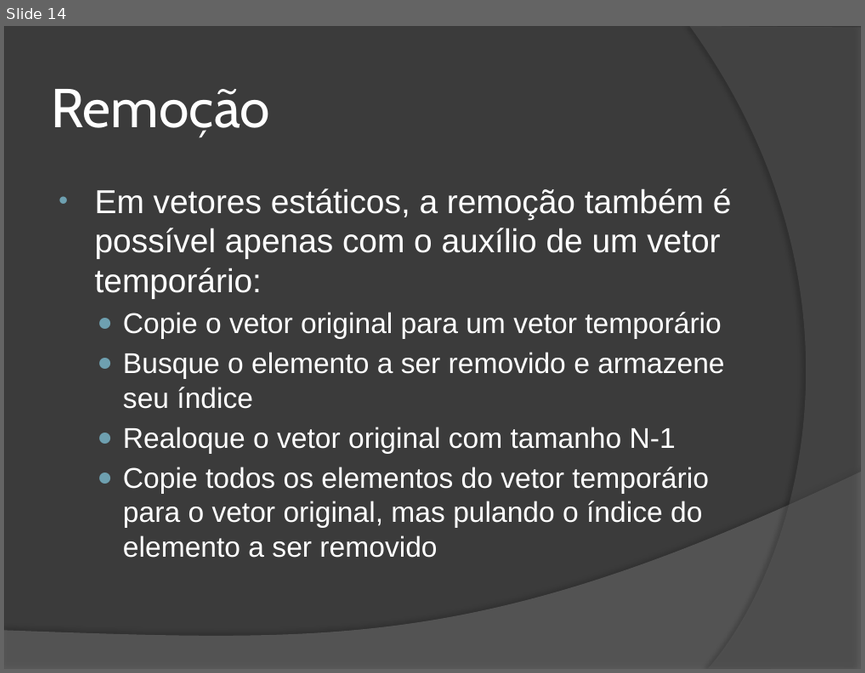
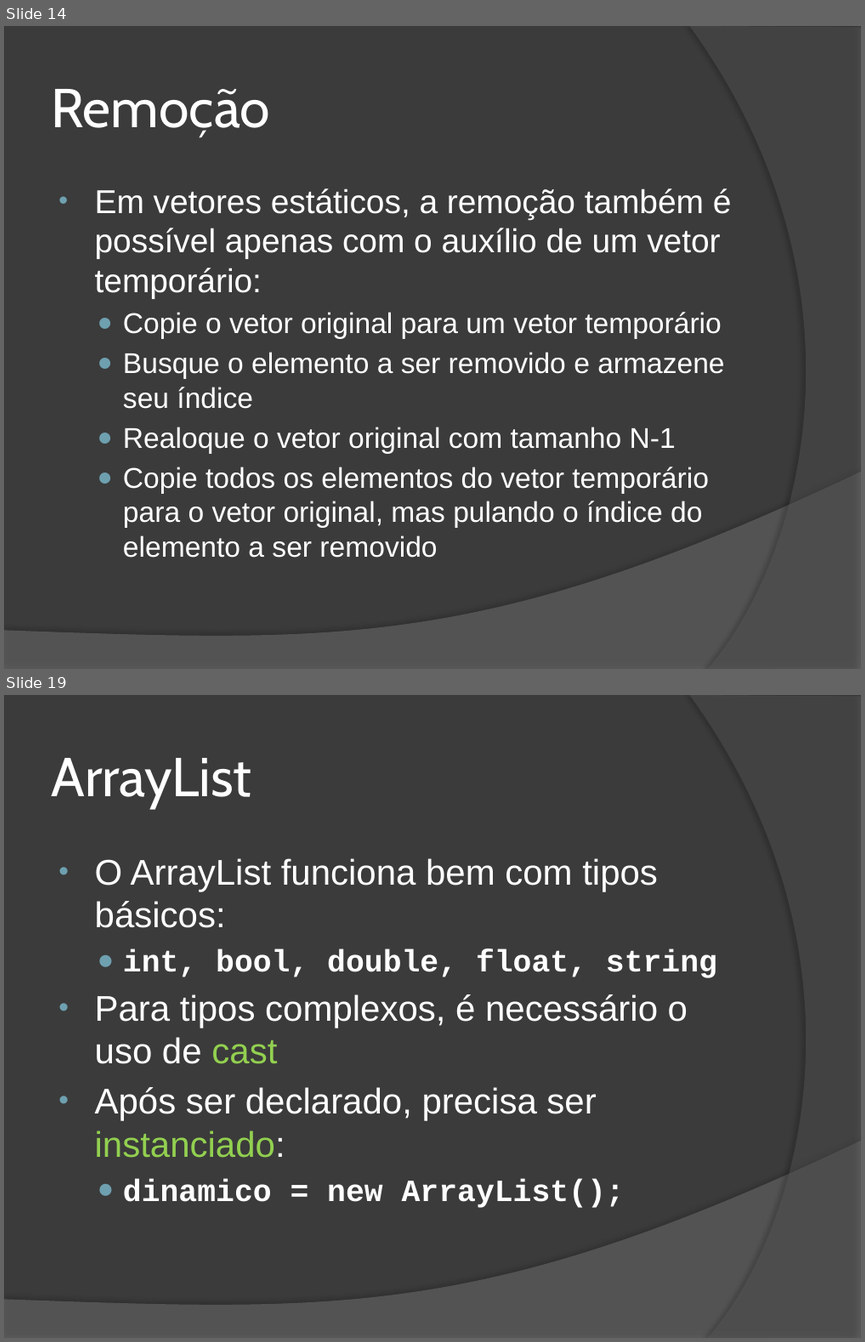
Before and after one commit to wind39/wind39.github.io, a slide deck: curso/modulo1capitulo5.pptx. Shown one above the other, each under a label of ours: slide 14 before the commit, slides 14 and 19 after it; the slides between them are not shown. The pictures are 865x673 and 865x1342 pixels, drawn with LibreOffice and Linux fonts; fonts in the diff are those of the drawing. Boxes give left, top, right and bottom in pixels: in the first picture for what was removed or moved away, otherwise in the second. Text is boxed around its words. In the diff, an @@ line names an element or a change of style, - is before the commit and + after.

```diff
--- a/curso/modulo1capitulo5.pptx
+++ b/curso/modulo1capitulo5.pptx
@@ slide 19 added at box(4, 695, 861, 1338), background #3B3B3B; not listed: 2 template elements that a slide beside it also shows @@
@@ title added at box(51, 758, 251, 808), 46 pt, text #FFFFFF @@
+ArrayList
@@ text added at box(95, 858, 717, 1208), 30 pt, text #FFFFFF @@
+• O ArrayList funciona bem com tipos básicos:
+  ● int, bool, double, float, string
+• Para tipos complexos, é necessário o uso de cast
+• Após ser declarado, precisa ser instanciado:
+  ● dinamico = new ArrayList();
```
Also in this commit, not shown: 1 slide changed, 9 other slides added, 3 other files.
